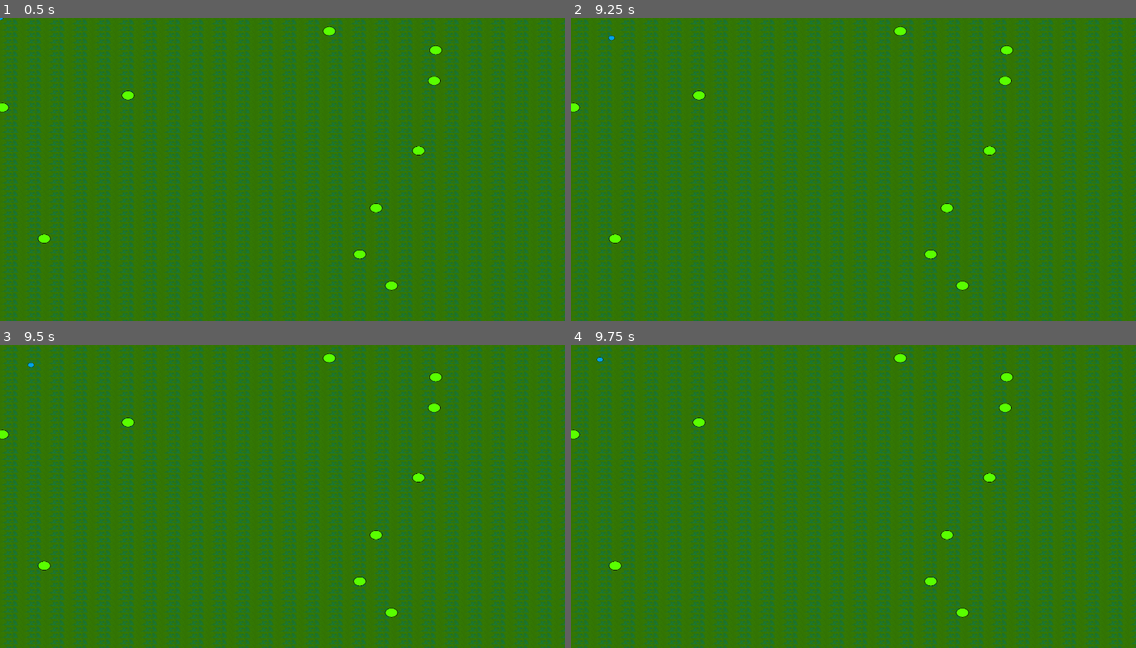
Above: before the commit, frames 1-4 (two rows, left to right).
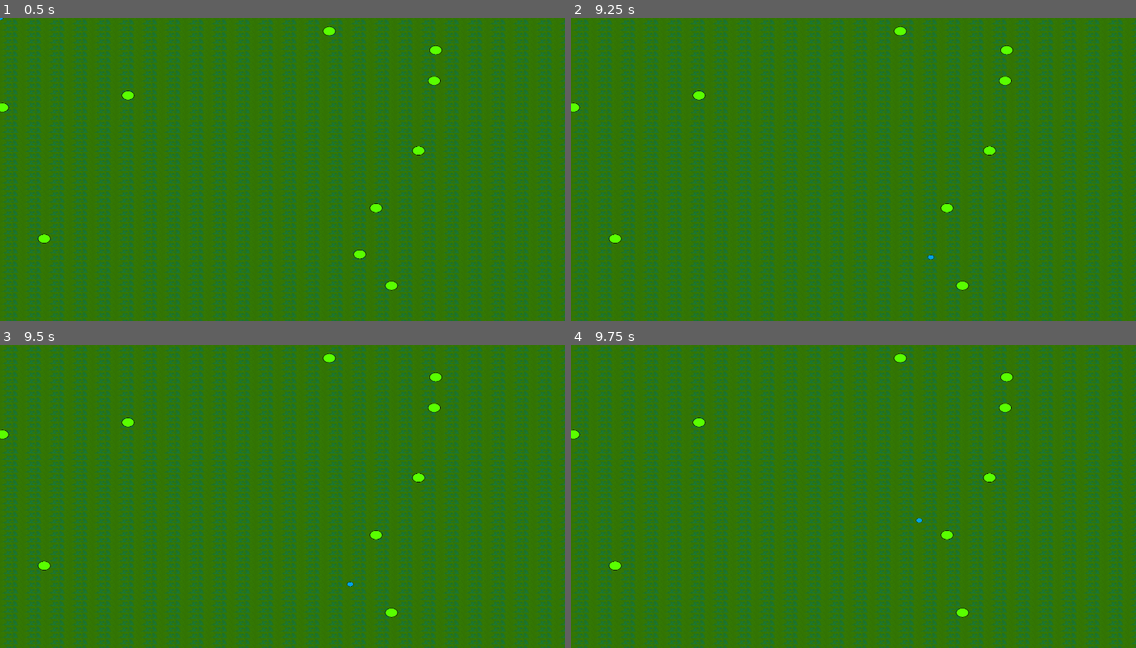
Above: after the commit, the same moments.

Repository: jameshi16/neuro-game-jam
Game: Godot game, scene res://main.tscn
Two runs of this game, one before a commit and one after it. Both use one fixed random seed, a clock stepped at 60 frames per second and the inputs below. The project has no main scene, so this scene is started directly.
Inputs:
- Up to frame 1 (0.5 s): no input
- Up to frame 2 (9.25 s): tap Enter at 0.5, 3.5, 5 s; hold D (move_right) 0.53-1.28 s; hold Shift (sprint, bound only after the commit) 0.53-1.28 s; tap Space at 1.25, 4.25, 5.75 s; hold S (move_down) 1.28-2.03 s; tap Shift (sprint, bound only after the commit) every 1.5 s from 1.35 to 8.85 s; hold D (move_right) 2.03-2.78 s; hold Shift (sprint, bound only after the commit) 2.03-2.78 s; hold W (move_up) 2.78-3.53 s; hold Shift (sprint, bound only after the commit) 3.53-4.28 s; hold A (move_left) 3.53-5.03 s; hold S (move_down) 5.03-5.78 s; hold Shift (sprint, bound only after the commit) 5.03-5.78 s; hold D (move_right) 5.78-6.53 s; hold W (move_up) 6.53-7.28 s; hold Shift (sprint, bound only after the commit) 6.53-7.28 s; hold D (move_right) 7.28-8.03 s; hold S (move_down) 8.03-8.78 s; hold Shift (sprint, bound only after the commit) 8.03-8.78 s; hold A (move_left) from 8.78 s (still down)
- Up to frame 3 (9.5 s): keep holding A (move_left)
- Up to frame 4 (9.75 s): release A (move_left) at 9.53 s; hold W (move_up) from 9.53 s (still down); hold Shift (sprint, bound only after the commit) from 9.53 s (still down)

Frame 1 is identical in both runs. In frame 2, less than 0.1% of the frame differs, in the area x 6-65%, y 5-80%; in frame 3, less than 0.1%, in the area x 4-65%, y 5-80%; in frame 4, less than 0.1%.

Commit message:
Collision with items

Diff:
--- /dev/null
+++ b/item.gd
@@ -0,0 +1,22 @@
+extends Area2D
+
+signal collected
+
+
+# Called when the node enters the scene tree for the first time.
+func _ready():
+	pass # Replace with function body.
+
+
+# Called every frame. 'delta' is the elapsed time since the previous frame.
+func _process(delta):
+	pass
+
+func _on_area_shape_entered(area_rid, area, area_shape_index, local_shape_index):
+	if area.name != 'Player':
+		return
+
+	hide()
+	collected.emit()
+	queue_free()
+	$CollisionShape2D.set_deferred("disabled", true)
--- a/item.tscn
+++ b/item.tscn
@@ -1,6 +1,7 @@
-[gd_scene load_steps=4 format=3 uid="uid://bqghgbvpu0p5x"]
+[gd_scene load_steps=5 format=3 uid="uid://bqghgbvpu0p5x"]
 
 [ext_resource type="Texture2D" uid="uid://cqw0tca45ivtd" path="res://assets/greenball.png" id="1_ju3nf"]
+[ext_resource type="Script" path="res://item.gd" id="1_ldh47"]
 
 [sub_resource type="SpriteFrames" id="SpriteFrames_8s26l"]
 animations = [{
@@ -18,6 +19,7 @@
 height = 138.0
 
 [node name="Item" type="Area2D"]
+script = ExtResource("1_ldh47")
 
 [node name="AnimatedSprite2D" type="AnimatedSprite2D" parent="."]
 sprite_frames = SubResource("SpriteFrames_8s26l")
@@ -25,3 +27,5 @@
 
 [node name="CollisionShape2D" type="CollisionShape2D" parent="."]
 shape = SubResource("CapsuleShape2D_1bv6a")
+
+[connection signal="area_shape_entered" from="." to="." method="_on_area_shape_entered"]
--- a/main.tscn
+++ b/main.tscn
@@ -468,7 +468,8 @@
 item_scene = ExtResource("5_l1fqu")
 
 [node name="Player" parent="." instance=ExtResource("4_85l7j")]
-z_index = 999
+z_index = 1
+sprint_mod = 12
 
 [node name="TileMap" type="TileMap" parent="."]
 scale = Vector2(5, 5.988)
--- a/player.gd
+++ b/player.gd
@@ -1,9 +1,10 @@
-extends Node2D
+extends Area2D
 signal hit
 
 # add a variable that adjusts speed
 
 @export var speed = 400
+@export var sprint_mod = 2
 var screen_size
 
 # Called when the node enters the scene tree for the first time.
@@ -25,6 +26,8 @@
 
 	if velocity.length() > 0:
 		velocity = velocity.normalized() * speed
+		if Input.is_action_pressed("sprint"):
+			velocity *= sprint_mod
 		$AnimatedSprite2D.play("idle")
 	else:
 		$AnimatedSprite2D.stop()
@@ -37,3 +40,8 @@
 func _on_body_entered(_body: Node2D):
 	# TODO: Probably should flash because damaged
 	hit.emit()
+
+func reset(pos):
+	position = pos
+	show()
+	$CollisionShape2D.disabled = false
--- a/project.godot
+++ b/project.godot
@@ -41,6 +41,11 @@
 "events": [Object(InputEventKey,"resource_local_to_scene":false,"resource_name":"","device":-1,"window_id":0,"alt_pressed":false,"shift_pressed":false,"ctrl_pressed":false,"meta_pressed":false,"pressed":false,"keycode":0,"physical_keycode":68,"key_label":0,"unicode":100,"echo":false,"script":null)
 ]
 }
+sprint={
+"deadzone": 0.5,
+"events": [Object(InputEventKey,"resource_local_to_scene":false,"resource_name":"","device":-1,"window_id":0,"alt_pressed":false,"shift_pressed":false,"ctrl_pressed":false,"meta_pressed":false,"pressed":false,"keycode":0,"physical_keycode":4194325,"key_label":0,"unicode":0,"echo":false,"script":null)
+]
+}
 
 [rendering]
 
